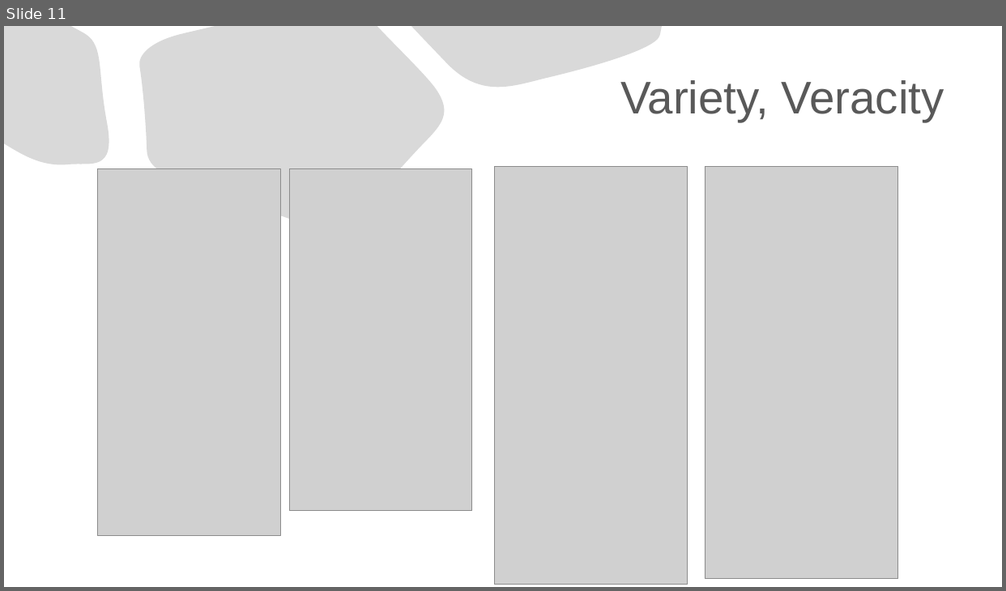
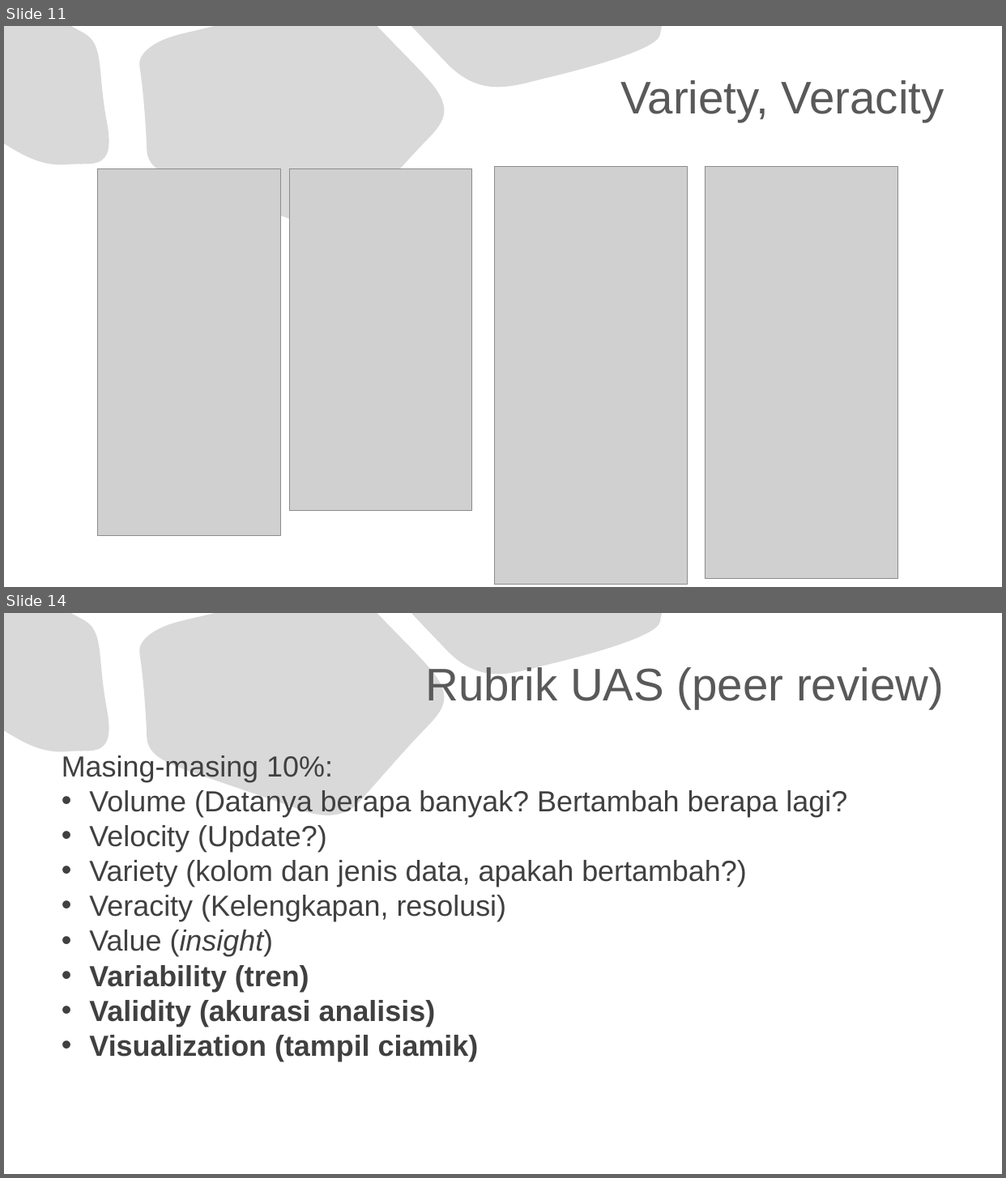
Before and after one commit to jendralhxr/bigdata, a slide deck: case_opensky.pptx. Shown one above the other, each under a label of ours: slide 11 before the commit, slides 11 and 14 after it; the slides between them are not shown. The pictures are 1006x591 and 1006x1178 pixels, drawn with LibreOffice and Linux fonts; fonts in the diff are those of the drawing; grey boxes stand for pictures. Boxes give left, top, right and bottom in pixels: in the first picture for what was removed or moved away, otherwise in the second. Text is boxed around its words. In the diff, an @@ line names an element or a change of style, - is before the commit and + after.

Commit message:
rubrik UAS

```diff
--- a/case_opensky.pptx
+++ b/case_opensky.pptx
@@ slide 14 added at [4, 613, 1002, 1174], background #FFFFFF; not listed: 3 template elements that a slide beside it also shows @@
@@ title added at [425, 667, 944, 709], 44 pt, text #595959 @@
+Rubrik UAS (peer review)
@@ text added at [62, 756, 847, 1062], 28 pt, text #404040 @@
+Masing-masing 10%:
+• Volume (Datanya berapa banyak? Bertambah berapa lagi?
+• Velocity (Update?)
+• Variety (kolom dan jenis data, apakah bertambah?)
+• Veracity (Kelengkapan, resolusi)
+• Value (insight)
+• Variability (tren)
+• Validity (akurasi analisis)
+• Visualization (tampil ciamik)
```
Also in this commit, not shown: 4 slides changed, 3 other slides added, 1 slide removed.
